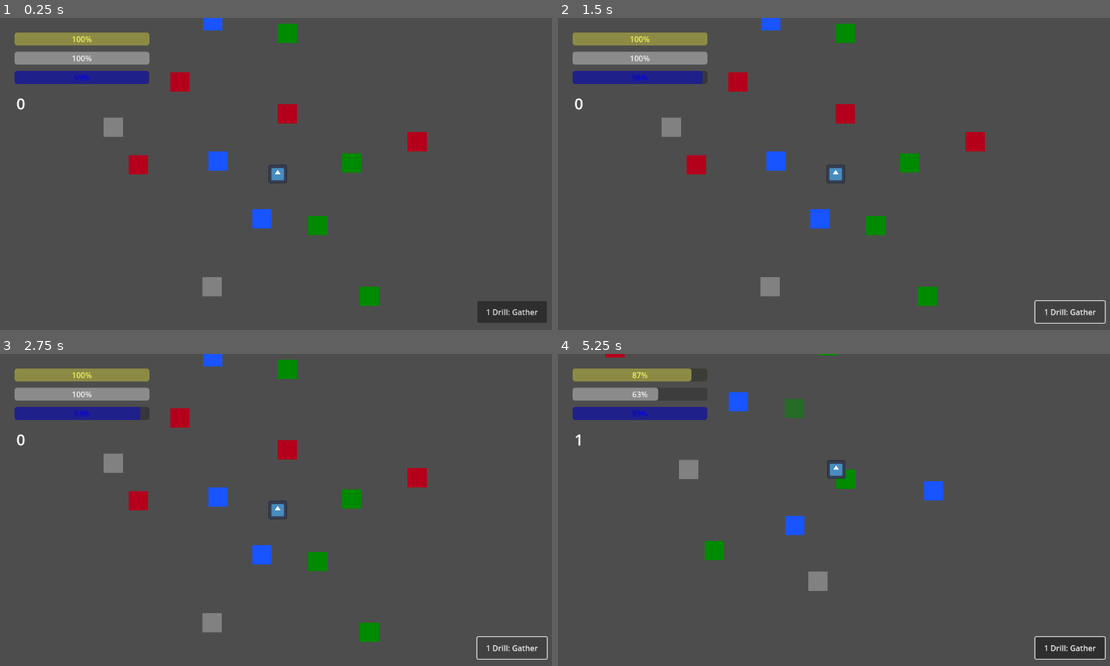
Above: before the commit, frames 1-4 (two rows, left to right).
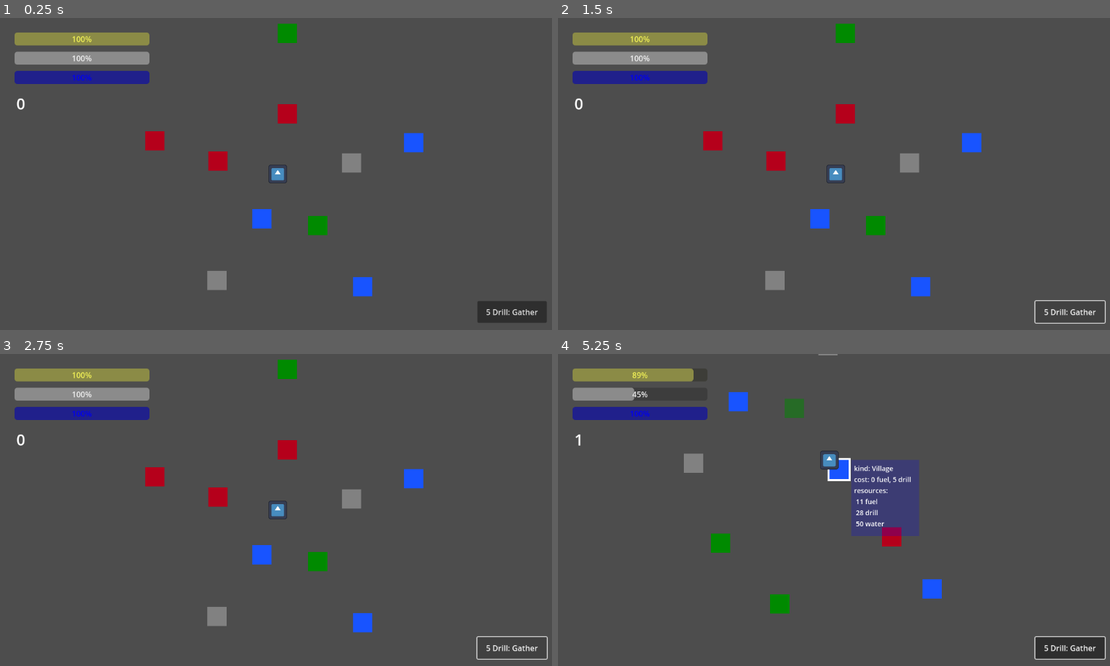
Above: after the commit, the same moments.

Repository: Lukko-Digital/upwell
Game: Godot game, scene res://src/map/map.tscn
Two runs of this game, one before a commit and one after it. Both use one fixed random seed, a clock stepped at 60 frames per second and the inputs below. The engine's default icon, where the game draws it, is replaced by a stand-in: a white triangle on a blue panel in a dark square.
Inputs (mouse positions are in pixels of both pictures, inside the frame that each line leads up to):
- Up to frame 1 (0.25 s): no input
- Up to frame 2 (1.5 s): click "1 Drill: Gather" (after the commit: "5 Drill: Gather") at 0.5 s; click "1 Drill: Gather" (after the commit: "5 Drill: Gather") at 1.25 s
- Up to frame 3 (2.75 s): click "1 Drill: Gather" (after the commit: "5 Drill: Gather") at 2 s
- Up to frame 4 (5.25 s): tap Enter at 2.75 s; drag from (845, 450) to (845, 369) at 2.77 s; drag from (911, 419) to (845, 369) at 3.52 s; move the mouse to (811, 432) at 4.27 s; click (811, 432) at 4.42 s; tap Space at 5 s; drag from (861, 503) to (811, 432) at 5.02 s

The runs differ from the first frame. In frame 1, 2.4% of the frame differs, in the area x 13-89%, y 0-96%; in frame 2, 2.4%; in frame 3, 2.5%; in frame 4, 5.4%, in the area x 8-89%, y 0-96%.
Error before the commit: Invalid access to property or key 'harvested' on a base object of type 'Nil'. (res://src/map/player.gd:41)
Error after the commit: Invalid access to property or key 'harvested' on a base object of type 'Nil'. (res://src/map/player.gd:44)

Commit message:
difficulty changes

Diff:
--- a/src/map/generate_pipes.gd
+++ b/src/map/generate_pipes.gd
@@ -7,9 +7,9 @@
 @export var angle_variance = PI / 6
 @export var separation_angle = PI / 3
 @export var roots = 5
-@export var depth = 10
+@export var depth = 15
 @export var distance_variance = 50
-@export var child_distribution = [8, 4, 1, 1, 1]
+@export var child_distribution = [10, 6, 2, 1, 1]
 
 var direction = Vector2.UP
 var distance = 180
@@ -50,7 +50,7 @@
 
 	var num_children
 	if d <= 1:
-		num_children = randi() % 2 + 1
+		num_children = 1
 	else:
 		num_children = child_distribution[randi() % child_distribution.size()]
 
--- a/src/map/pipe.gd
+++ b/src/map/pipe.gd
@@ -35,7 +35,7 @@
 func _ready():
 	attributes = ATTRIBUTES_LIST[randi() % ATTRIBUTES_LIST.size()]
 	for resource in attributes.resources:
-		resources[resource] = max(0, attributes.resources[resource] + randf_range( - 1, 1))
+		resources[resource] = max(0, attributes.resources[resource] + randf_range( - 10, 10))
 
 	resources_text = get_info()
 
@@ -94,12 +94,12 @@
 			too_far.show()
 
 func update_cost(_pipe: Pipe=null):
-	cost["fuel"] = position.distance_to(player.position) / 150
-	pipe_info.text = info_template % [attributes.name, cost["fuel"] * 10, cost["drill"] * 10, resources_text]
+	cost["fuel"] = position.distance_to(player.position) / 15
+	pipe_info.text = info_template % [attributes.name, cost["fuel"],cost["drill"],resources_text]
 
 func get_info() -> String:
 	var info = ""
 	for resource in resources:
 		if resources[resource] > 0:
-			info += " %.0f %s\n" % [resources[resource] * 10, resource]
+			info += " %.0f %s\n" % [resources[resource],resource]
 	return info
--- a/src/map/pipe.tscn
+++ b/src/map/pipe.tscn
@@ -32,7 +32,7 @@
 z_index = 1
 layout_mode = 0
 offset_left = 45.0
-offset_right = 170.0
+offset_right = 186.0
 offset_bottom = 158.0
 color = Color(0, 0, 1, 0.215686)
 
--- a/src/map/pipe_types/lore.tres
+++ b/src/map/pipe_types/lore.tres
@@ -7,8 +7,8 @@
 name = "Lore"
 resources = {
 "drill": 0.0,
-"fuel": 1.0,
+"fuel": 10.0,
 "water": 0.0
 }
 color = Color(0.709833, 0, 0.105861, 1)
-drill_cost = 3.0
+drill_cost = 35.0
--- a/src/map/pipe_types/plants.tres
+++ b/src/map/pipe_types/plants.tres
@@ -7,8 +7,8 @@
 name = "Plants"
 resources = {
 "drill": 0.0,
-"fuel": 5.0,
-"water": 2.0
+"fuel": 35.0,
+"water": 15.0
 }
 color = Color(0, 0.540633, 0, 1)
 drill_cost = 0.0
--- a/src/map/pipe_types/rocks.tres
+++ b/src/map/pipe_types/rocks.tres
@@ -6,9 +6,9 @@
 script = ExtResource("1_xurmy")
 name = "Rocks"
 resources = {
-"drill": 5.0,
+"drill": 45.0,
 "fuel": 0.0,
 "water": 0.0
 }
 color = Color(0.505344, 0.505344, 0.505344, 1)
-drill_cost = 1.0
+drill_cost = 10.0
--- a/src/map/pipe_types/village.tres
+++ b/src/map/pipe_types/village.tres
@@ -6,9 +6,9 @@
 script = ExtResource("1_snbhk")
 name = "Village"
 resources = {
-"drill": 2.0,
-"fuel": 1.0,
-"water": 5.0
+"drill": 20.0,
+"fuel": 5.0,
+"water": 50.0
 }
 color = Color(0.0930073, 0.330486, 1, 1)
-drill_cost = 0.5
+drill_cost = 5.0
--- a/src/map/player.gd
+++ b/src/map/player.gd
@@ -6,9 +6,9 @@
 var current_pipe: Pipe = null
 
 var resources = {
-	"fuel": 10.0,
-	"drill": 10.0,
-	"water": 10.0
+	"fuel": 100.0,
+	"drill": 100.0,
+	"water": 100.0
 }
 
 var lore: int = 0:
@@ -22,24 +22,27 @@
 
 	for resource in pipe.cost:
 		resources[resource] -= current_pipe.cost[resource]
+		print(resource, resources[resource])
 
 	update_resources()
 
 	if current_pipe.attributes.name == "Lore" and not current_pipe.visited:
+		current_pipe.color.a = 0.75
 		lore += 1
 
 	current_pipe.visited = true
+	current_pipe.cost["drill"] = min(5, current_pipe.cost["drill"])
 
-func _process(delta):
-	resources["water"] -= delta * 0.25
+func _process(_delta):
+	# resources["water"] -= delta * 2.5
 	resource_bars.get_node("water").value = resources["water"]
 
 func gather():
-	if resources["drill"] < 1:
+	if resources["drill"] < 5:
 		return
 
 	if not current_pipe.harvested:
-		resources["drill"] -= 1
+		resources["drill"] -= 5
 
 	for resource in current_pipe.resources:
 		resources[resource] += current_pipe.resources[resource]
@@ -54,5 +57,5 @@
 
 func update_resources():
 	for resource in current_pipe.resources:
-		resources[resource] = min(resources[resource], 10.0)
+		resources[resource] = min(resources[resource], 100.0)
 		resource_bars.get_node(resource).value = resources[resource]
--- a/src/map/player.tscn
+++ b/src/map/player.tscn
@@ -35,16 +35,14 @@
 offset_top = 30.0
 offset_right = 310.0
 offset_bottom = 57.0
-max_value = 10.0
-value = 10.0
+value = 100.0
 
 [node name="drill" type="ProgressBar" parent="ResourceBars"]
 offset_left = 30.0
 offset_top = 70.0
 offset_right = 310.0
 offset_bottom = 97.0
-max_value = 10.0
-value = 10.0
+value = 100.0
 
 [node name="water" type="ProgressBar" parent="ResourceBars"]
 modulate = Color(0, 0, 1, 1)
@@ -52,8 +50,7 @@
 offset_top = 110.0
 offset_right = 310.0
 offset_bottom = 137.0
-max_value = 10.0
-value = 10.0
+value = 100.0
 
 [node name="lore" type="Label" parent="ResourceBars"]
 offset_left = 34.0
@@ -75,6 +72,6 @@
 offset_bottom = -15.0
 grow_horizontal = 0
 grow_vertical = 0
-text = "1 Drill: Gather"
+text = "5 Drill: Gather"
 
 [connection signal="pressed" from="ResourceBars/Button" to="." method="gather"]
